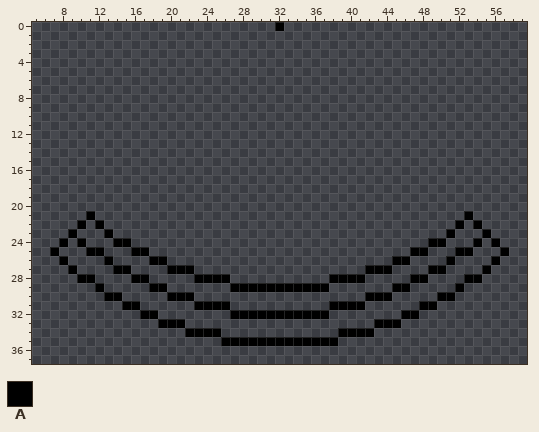
A pixel-art file gets an edit: gfx/aseprite/3slot.aseprite. Above is the file before it was changed.
64x64 pixels, 1 frame. Shown: x 5..59, y 0..37.
Visible layers, top first: "Template", "Layer 1".
Palette (. is transparent): A #000000
Pixels before, first column x 7:
 0 .........................A.........................
 1 ...................................................
 2 ...................................................
 3 ...................................................
 4 ...................................................
 5 ...................................................
 6 ...................................................
 7 ...................................................
 8 ...................................................
 9 ...................................................
10 ...................................................
11 ...................................................
12 ...................................................
13 ...................................................
14 ...................................................
15 ...................................................
16 ...................................................
17 ...................................................
18 ...................................................
19 ...................................................
20 ...................................................
21 ....A.........................................A....
22 ...A.A.......................................A.A...
23 ..A...A.....................................A...A..
24 .A.A...AA.................................AA...A.A.
25 A...AA...AA.............................AA...AA...A
26 .A....A....AA.........................AA....A....A.
27 ..A....AA....AAA...................AAA....AA....A..
28 ...AA....AA.....AAAA...........AAAA.....AA....AA...
29 .....A.....AA.......AAAAAAAAAAA.......AA.....A.....
30 ......AA.....AAA...................AAA.....AA......
31 ........AA......AAAA...........AAAA......AA........
32 ..........AA........AAAAAAAAAAA........AA..........
33 ............AAA.....................AAA............
34 ...............AAAA.............AAAA...............
35 ...................AAAAAAAAAAAAA...................
The same view after the edit:
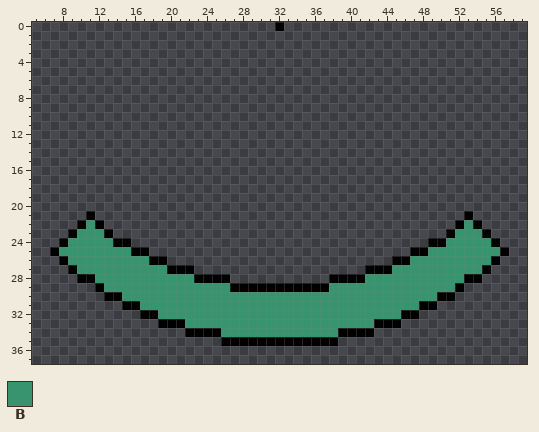
Colours new in this view: B #37946e
What changed:
Layer "Layer 1":
There is now colour B in row 22 at x 11 and 53; in row 23 at x 10 to 12 and 52 to 54; in row 24 at x 9, 11 to 13, 51 to 53 and 55; in row 25 at x 8 to 10, 13 to 15, 49 to 51 and 54 to 56; in row 26 at x 9 to 12, 14 to 17, 47 to 50 and 52 to 55; in row 27 at x 10 to 13, 16 to 19, 45 to 48 and 51 to 54.
There is now colour B in row 28 at x 12 to 15, 18 to 22, 42 to 46 and 49 to 52; in row 29 at x 13 to 17, 20 to 26, 38 to 44 and 47 to 51; in row 30 at x 15 to 19, 23 to 41 and 45 to 49; in row 31 at x 17 to 22, 27 to 37 and 42 to 47; in row 32 at x 19 to 26 and 38 to 45; in row 33 at x 22 to 42.
There is now colour B in row 34 at x 26 to 38.
The edit turns colour A into colour B in row 24 at x 10 and 54; in row 25 at x 11 to 12 and 52 to 53; in row 26 at x 13 and 51; in row 27 at x 14 to 15 and 49 to 50; in row 28 at x 16 to 17 and 47 to 48; in row 29 at x 18 to 19 and 45 to 46.
The edit turns colour A into colour B in row 30 at x 20 to 22 and 42 to 44; in row 31 at x 23 to 26 and 38 to 41; in row 32 at x 27 to 37.
Boxes around the changes in both pictures, in picture pixels (x1, y1, x2, y2):
changed: (59, 220, 500, 337)
